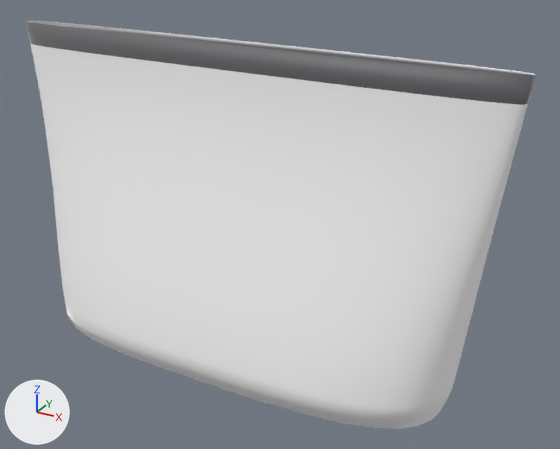
Renders of the glTF model public/models/sku/037-v1.glb from each side of a commit.
One viewpoint serves both versions: a 50 mm camera at (0.178, -0.288, 0.138) aimed at (0.017, 0.005, -0.009). Every picture has the same lights, and +X, +Y and +Z are marked at lower left. The picture after the commit comes second.

Objects in the first picture: 'Cosmetic037'.
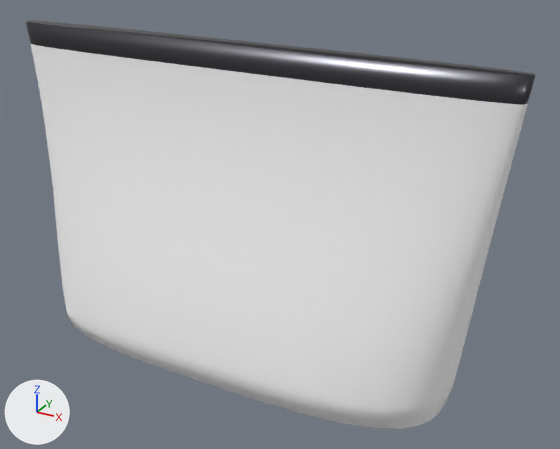
Boxes [x1, y1, x2, y2] around the edits, measured in the pictures (560 x 449 px):
'Cosmetic037', surface changed
    both: [26, 21, 536, 394]

Patch to the scene script:
```diff
--- a/public/models/sku/037-v1.glb.py
+++ b/public/models/sku/037-v1.glb.py
@@ img_jersey_n_jpg @@
+img_jersey_n_jpg = load_image('jersey_n.jpg', '_unpacked/jersey_n.jpg', 256, 256, 'Non-Color')
@@ mat_polyester_weiß @@
 mat_polyester_weiß = bpy.data.materials.new('Polyester weiß')
-# nodes: BsdfPrincipled, OutputMaterial
+# nodes: BsdfPrincipled, Mapping, NormalMap, OutputMaterial, TexImage, UVMap
 # colours: white #f7f7f7
+# uses the picture img_jersey_n_jpg
@@ mat_reißverschluss @@
 mat_reißverschluss.base_color = (0.08, 0.08, 0.09)  # dark grey #505055
-mat_reißverschluss.sheen_weight = 1.0
+mat_reißverschluss.roughness = 0.28
+mat_reißverschluss.metallic = 1.0
```
